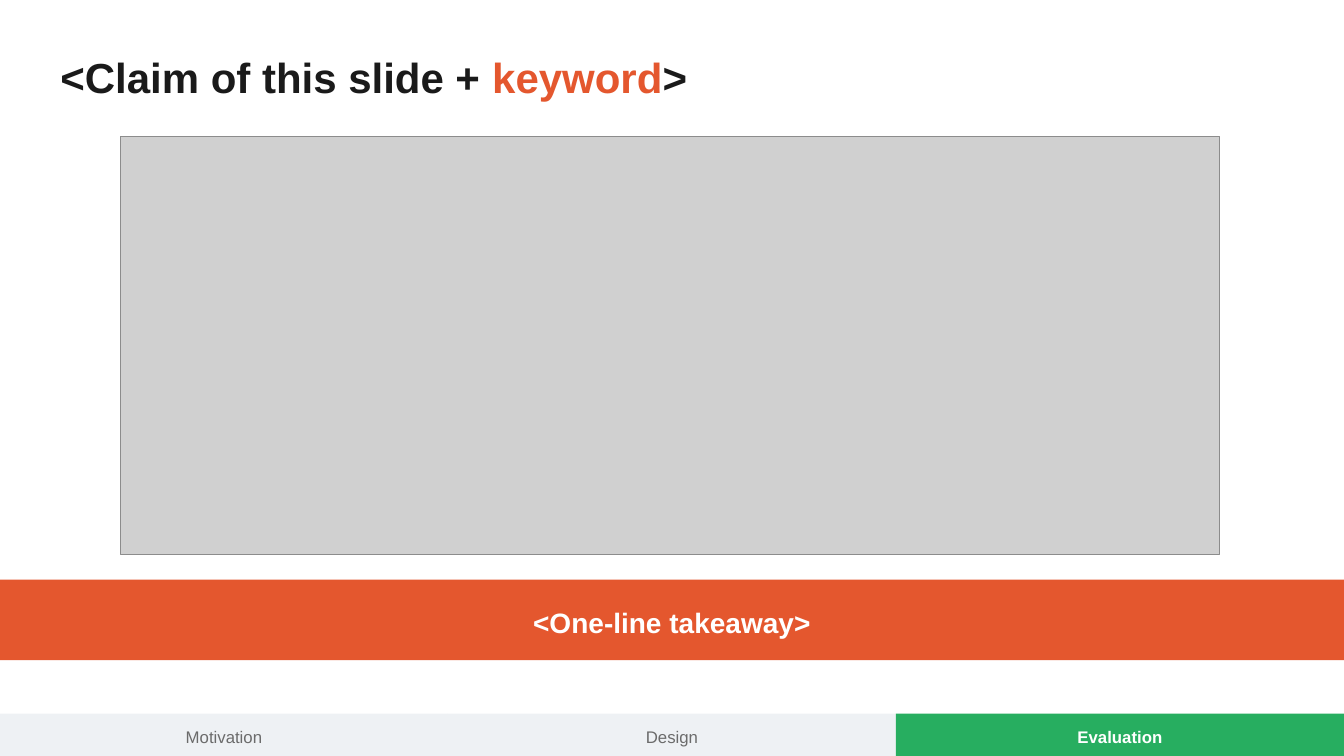
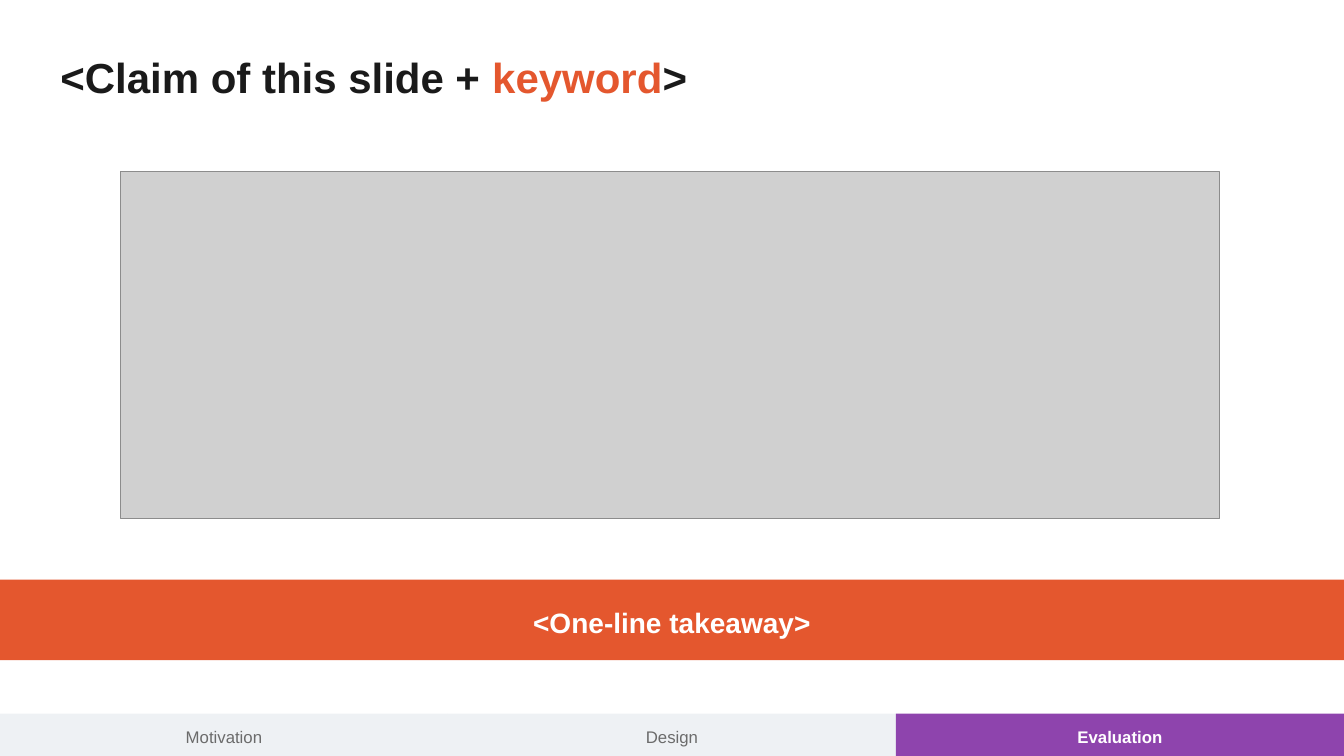
Before and after one commit to smallSheep123/paper-skills, a slide deck: slide 6 of paper-ppt/styles/systems-talk/template.pptx. Drawn at 1344x756 pixels with LibreOffice and Linux fonts; fonts in the diff are those of the drawing; grey boxes stand for pictures. Boxes give left, top, right and bottom in pixels: in the first picture for what was removed or moved away, otherwise in the second. Text is boxed around its words. In the diff, an @@ line names an element or a change of style, - is before the commit and + after.

```diff
--- a/paper-ppt/styles/systems-talk/template.pptx
+++ b/paper-ppt/styles/systems-talk/template.pptx
@@ picture: place and size @@
-picture at [121,136,1220,555]
+picture at [121,172,1220,519]
@@ rectangle at [896,714,1344,756]: fill #27AE60 to #8E44AD @@
```
Also in this commit, not shown: 5 other slides changed, 34 other files.
